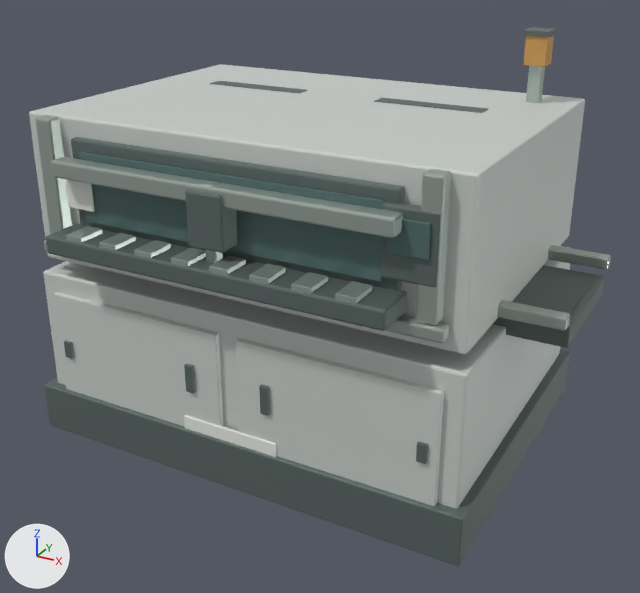
Renders of the Blender file assets/blender/mounter.blend from each side of a commit.
Both versions are drawn from a camera (50 mm lens) standing at (2.35, -4.22, 2.87) and looking at (0.12, -0.17, 0.84). The axes (+X, +Y, +Z) are drawn at lower left. The lights are the same throughout. The first picture is the older version.

Names of what the first picture shows: 'Base plinth', 'Control bezel', 'Corner column', 'Feeder rack', 'Feeder slot', 'Feeder slot.002', 'Feeder slot.003', 'Feeder slot.004', 'Feeder slot.005', 'Feeder slot.006', 'Feeder slot.007', 'Front safety glazing', 'Front window frame', 'Gantry beam', 'Gantry rail', 'Head body', 'Lower cabinet', 'Service door L', 'Service door R', 'Upper aluminium sill', 'Upper housing' and 18 more.
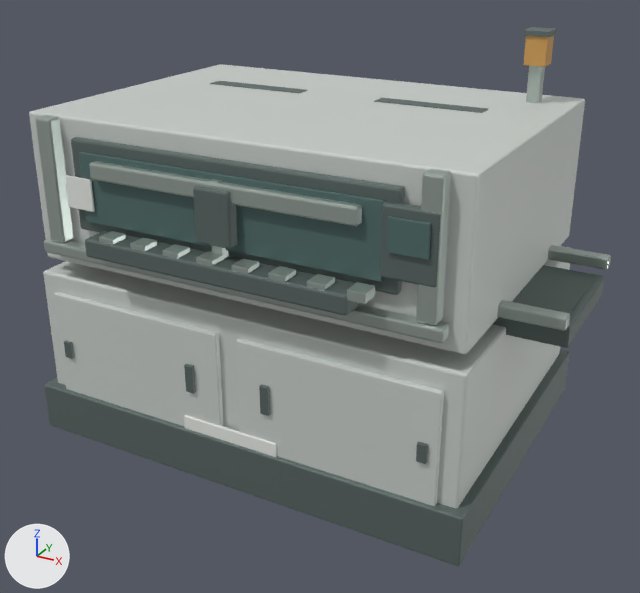
Scene script edits in JSON lines:
```json
{"block": "me_cube_125", "where": "# used by ob_gantry_beam; parent = ob_gantry_x; location = (0.0, -1.0, 1.66)"}
{"op": "remove", "block": "me_cube_125", "code": "me_cube_125.from_pydata(...)  # 56 vertices, 54 faces; spans x -0.95..0.95, y -0.05..0.05, z -0.05..0.05"}
{"op": "add", "block": "me_cube_125", "code": "me_cube_125.from_pydata(...)  # 56 vertices, 54 faces; spans x -0.75..0.75, y -0.04..0.04, z -0.05..0.05"}
{"block": "me_cube_125", "change": "me_cube_125 part 1: the whole mesh is scaled about its middle by (0.788, 0.771, 1)"}
{"block": "me_cube_129", "where": "# used by ob_feeder_rack; parent = ob_feeders; location = (0.0, -1.02, 1.28)"}
{"op": "remove", "block": "me_cube_129", "code": "me_cube_129.from_pydata(...)  # 56 vertices, 54 faces; spans x -0.96..0.96, y -0.12..0.12, z -0.05..0.05"}
{"op": "add", "block": "me_cube_129", "code": "me_cube_129.from_pydata(...)  # 56 vertices, 54 faces; spans x -0.75..0.75, y -0.08..0.08, z -0.05..0.05"}
{"block": "me_cube_129", "change": "me_cube_129 part 2: the whole mesh is scaled about its middle by (0.78, 0.647, 1)"}
{"op": "set", "path": "ob_gantry_beam.location", "old": "(0.0, -1.0, 1.66)", "new": "(0.0, -0.95, 1.66)"}
{"op": "set", "path": "ob_gantry_rail.location", "old": "(0.0, -1.0, 1.5)", "new": "(0.0, -0.95, 1.5)"}
{"op": "set", "path": "ob_head_body.location", "old": "(0.0, -1.0, 1.54)", "new": "(0.0, -0.95, 1.54)"}
{"op": "set", "path": "ob_feeder_rack.location", "old": "(0.0, -1.02, 1.28)", "new": "(0.0, -1.0, 1.28)"}
{"op": "set", "path": "ob_feeder_slot.location", "old": "(-0.77, -1.05, 1.33)", "new": "(-0.61, -1.02, 1.33)"}
{"op": "set", "path": "ob_feeder_slot_002.location", "old": "(-0.33, -1.05, 1.33)", "new": "(-0.21, -1.02, 1.33)"}
{"op": "set", "path": "ob_feeder_slot_003.location", "old": "(-0.11, -1.05, 1.33)", "new": "(-0.01, -1.02, 1.33)"}
{"op": "set", "path": "ob_feeder_slot_004.location", "old": "(0.11, -1.05, 1.33)", "new": "(0.19, -1.02, 1.33)"}
{"op": "set", "path": "ob_feeder_slot_005.location", "old": "(0.33, -1.05, 1.33)", "new": "(0.39, -1.02, 1.33)"}
{"op": "set", "path": "ob_feeder_slot_006.location", "old": "(0.55, -1.05, 1.33)", "new": "(0.59, -1.02, 1.33)"}
{"op": "set", "path": "ob_feeder_slot_007.location", "old": "(0.77, -1.05, 1.33)", "new": "(0.79, -1.02, 1.33)"}
```

What differs and where, as boxes [x1, y1, x2, y2] in the pictures (640 x 593 px):
```json
{"object": "Feeder rack", "change": "rescaled", "before": [46, 223, 407, 331], "after": [85, 231, 361, 315], "on screen": "23% narrower, 22% shorter"}
{"object": "Gantry beam", "change": "rescaled", "before": [51, 157, 403, 238], "after": [89, 161, 362, 226], "on screen": "22% narrower, 20% shorter"}
{"object": "Head body", "change": "moved", "before": [185, 189, 238, 253], "after": [193, 186, 238, 249]}
{"object": "Feeder slot.002", "change": "moved", "before": [134, 240, 171, 258], "after": [163, 244, 190, 258]}
{"object": "Feeder slot.007", "change": "moved", "before": [335, 281, 372, 303], "after": [347, 282, 375, 304]}
{"object": "Feeder slot.003", "change": "moved", "before": [171, 248, 206, 266], "after": [196, 251, 224, 266]}
{"object": "Feeder slot.004", "change": "moved", "before": [209, 255, 246, 275], "after": [232, 258, 259, 274]}
{"object": "Feeder slot.005", "change": "moved", "before": [249, 264, 286, 284], "after": [268, 266, 296, 282]}
{"object": "Feeder slot", "change": "moved", "before": [66, 226, 103, 243], "after": [99, 231, 126, 244]}
{"object": "Feeder slot.006", "change": "moved", "before": [291, 272, 328, 293], "after": [307, 274, 335, 290]}
{"object": "Gantry rail", "change": "moved", "before": [202, 181, 223, 263], "after": [208, 179, 229, 258]}
{"object": "Upper aluminium sill", "change": "unchanged, uncovered by the edit", "before": [44, 240, 449, 343], "after": [44, 238, 449, 343]}
```
